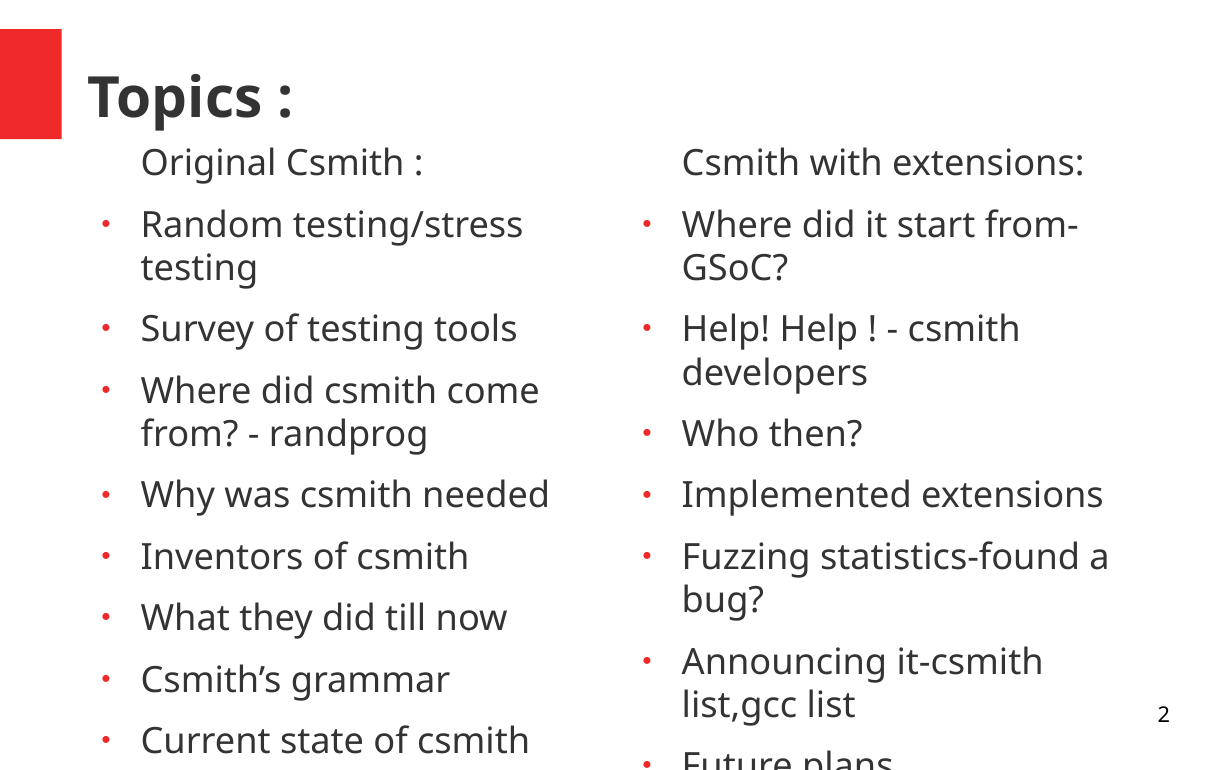
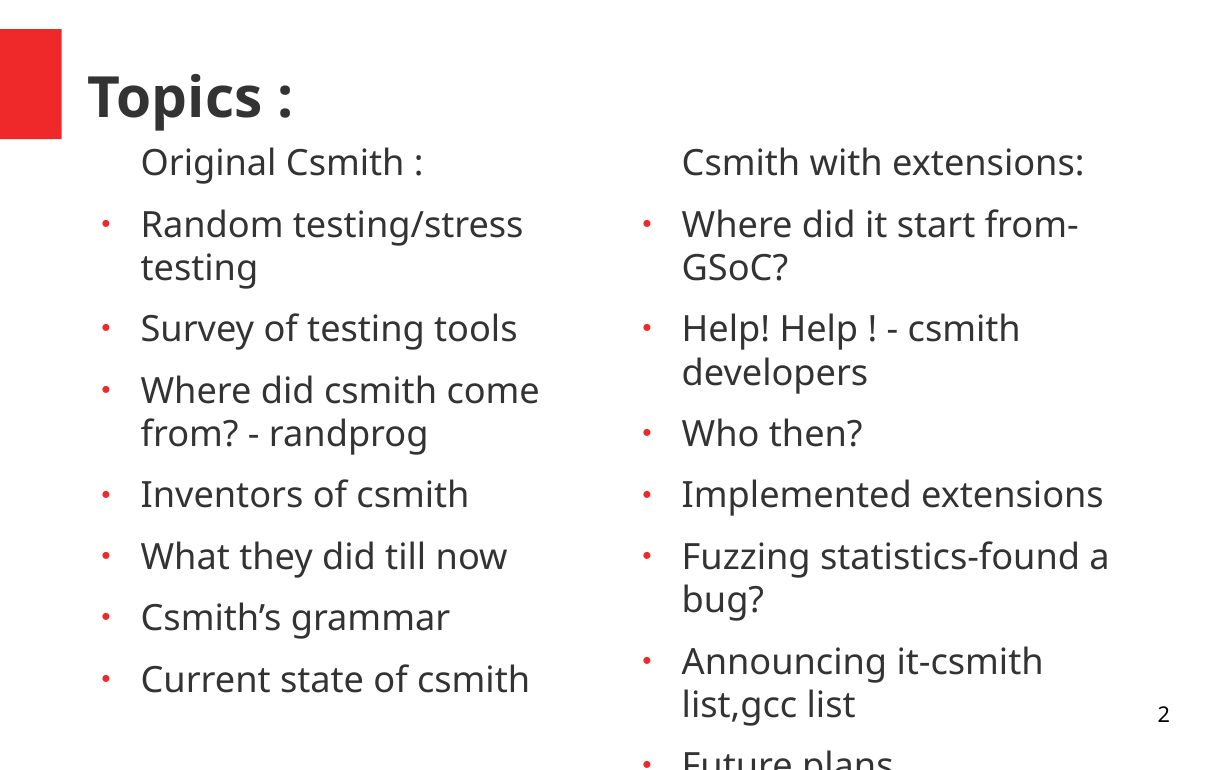
Before and after one commit to shubhamnarlawar77/COEP-csmith-meetup, a slide deck: slide 2 of extended csmith.odp. Drawn at 1232x770 pixels with LibreOffice and Linux fonts; fonts in the diff are those of the drawing. Boxes give left, top, right and bottom in pixels: in the first picture for what was removed or moved away, otherwise in the second. Text is boxed around its words. In the diff, an @@ line names an element or a change of style, - is before the commit and + after.

```diff
--- a/extended csmith.odp
+++ b/extended csmith.odp
@@ text at (141, 479, 550, 516): paragraph removed @@
-● Why was csmith needed
```
Also in this commit, not shown: 2 other slides changed, 2 slides added.
